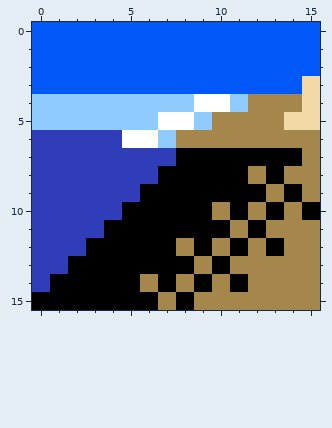
Two states of a pixel-art sprite, Assets/Sprites/Animated Tiles/Subzones/beach_foam_left_05.png. This is how it looked before the edit.
The file is 16x16 pixels. Colours within 5 levels of each other are drawn and written as one.
The result:
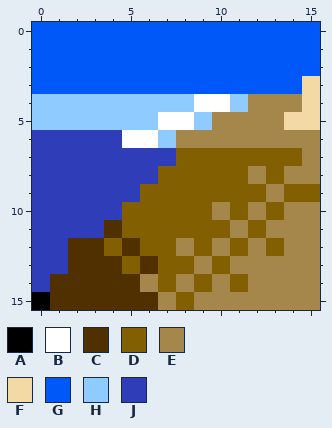
Palette (. is transparent): A #000000  B #ffffff  C #513000  D #825f00  E #a6874b  F #f3d9a6  G #0058f8  H #90cbff  J #2f3eb8
Difference:
Colour A gives way to colour C in row 11 at x 4; in row 12 at x 3 and 5; in row 13 at x 2 to 4 and 6; in row 14 at x 1 to 5; in row 15 at x 1 to 6.
Colour J gives way to colour C in row 12 at x 2.
Colour A gives way to colour D in row 7 at x 8 to 14; in row 8 at x 7 to 11 and 13; in row 9 at x 6 to 12 and 14; in row 10 at x 5 to 9, 11 and 13; in row 11 at x 5 to 10 and 12; in row 12 at x 4, 6 to 7, 9, 11 and 13.
Colour A gives way to colour D in row 13 at x 5, 7 to 8 and 10; in row 14 at x 7, 9 and 11; in row 15 at x 8.
Colour E gives way to colour D in row 9 at x 15.
Colour A gives way to colour E in row 10 at x 15.
Changed places in both pictures, as pixel boxes (x1, y1, x2, y2):
changed: (50, 148, 320, 310)
